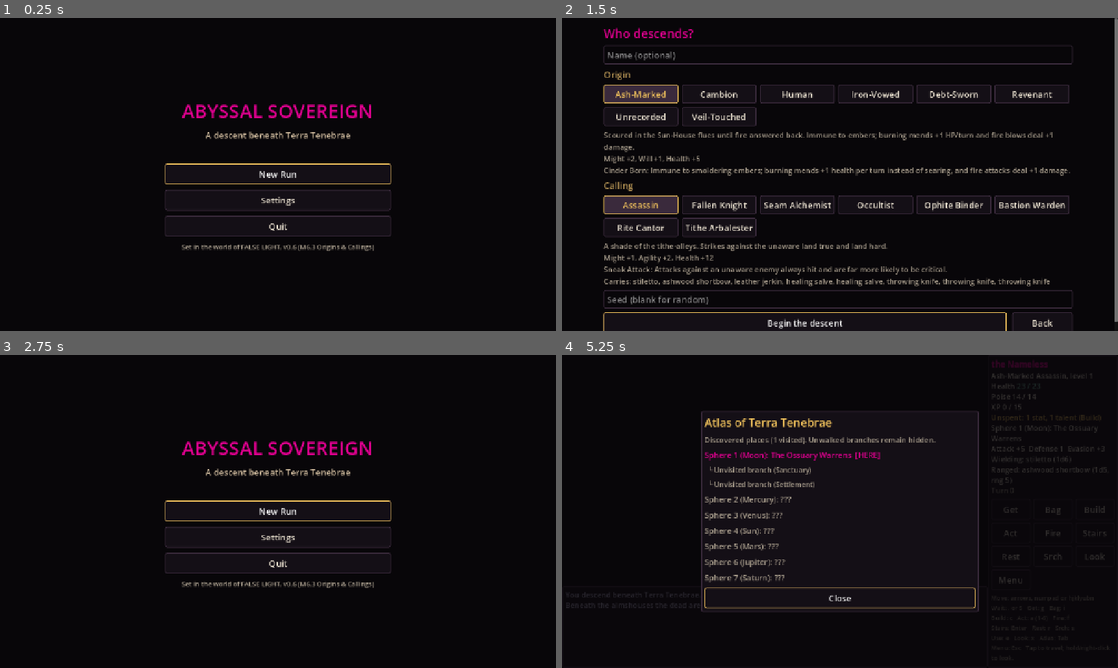
Above: before the commit, frames 1-4 (two rows, left to right).
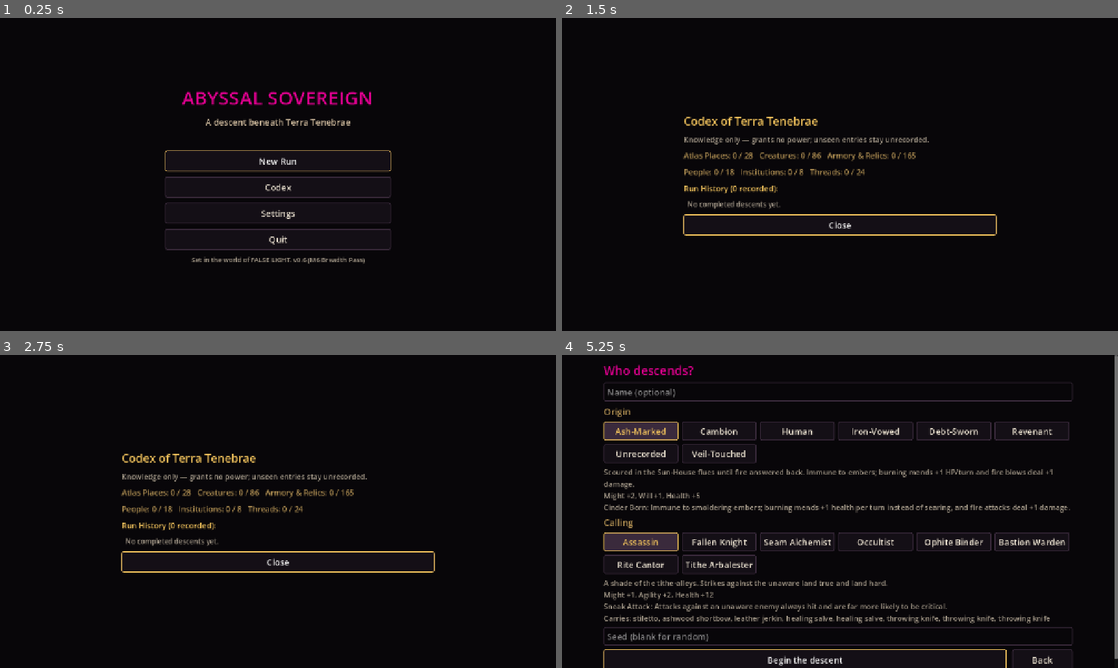
Above: after the commit, the same moments.

Repository: sophiashadow/Abyssal-Sovereign
Game: Godot game, scene res://scenes/main.tscn
Same seed, same stepped clock (60 frames per second), same inputs: the game is played once before the commit and once after it.
Inputs (mouse positions are in pixels of both pictures, inside the frame that each line leads up to):
- Up to frame 1 (0.25 s): no input
- Up to frame 2 (1.5 s): click (840, 187) at 0.5 s, where only the run after the commit has a clickable "Codex"; click (840, 174) at 1.25 s, where only the run before the commit has a clickable "New Run"
- Up to frame 3 (2.75 s): click (478, 658) at 2 s, where only the run before the commit has a clickable "Back"
- Up to frame 4 (5.25 s): click (840, 511) at 2.75 s, where only the run before the commit has a clickable "New Run"; click "Begin the descent" (after the commit: "Close") at 3.5 s; click (1012, 580) at 4.25 s, where only the run before the commit has a clickable "Menu"; click (840, 498) at 5 s, where only the run after the commit has a clickable "New Run"

The runs differ from the first frame. In frame 1, 4.6% of the frame differs, in the area x 29-71%, y 23-79%; in frame 2, 14%; in frame 3, 5.1%; in frame 4, 15%, in the area x 0-100%, y 0-100%.

Commit message:
M6.8: Discovery, Codex and Run History (user://codex.json, run summaries)

Diff:
--- /dev/null
+++ b/src/persistence/codex_io.gd
@@ -0,0 +1,36 @@
+class_name CodexIO
+extends RefCounted
+## Atomic persistence for the cross-run knowledge-only Codex (user://codex.json).
+## Completely separate from user://run.save.json and never read by World.
+
+const DEFAULT_PATH := "user://codex.json"
+
+
+static func save(codex: Codex, path: String = DEFAULT_PATH) -> Error:
+	if codex == null:
+		return ERR_INVALID_PARAMETER
+	var tmp := path + ".tmp"
+	var f := FileAccess.open(tmp, FileAccess.WRITE)
+	if f == null:
+		return FileAccess.get_open_error()
+	f.store_string(JSON.stringify(codex.to_dict()))
+	f.close()
+	var dir := DirAccess.open(path.get_base_dir())
+	if dir == null:
+		return ERR_CANT_OPEN
+	return dir.rename(tmp.get_file(), path.get_file())
+
+
+static func load_codex(path: String = DEFAULT_PATH) -> Codex:
+	if not FileAccess.file_exists(path):
+		return Codex.new()
+	var text := FileAccess.get_file_as_string(path)
+	var json := JSON.new()
+	if json.parse(text) != OK:
+		return Codex.new()
+	return Codex.from_dict(json.data)
+
+
+static func delete(path: String = DEFAULT_PATH) -> void:
+	if FileAccess.file_exists(path):
+		DirAccess.remove_absolute(ProjectSettings.globalize_path(path))
--- /dev/null
+++ b/src/sim/codex.gd
@@ -0,0 +1,143 @@
+class_name Codex
+extends RefCounted
+## M6.8 Offline knowledge-only Codex and Run History.
+## Never grants gameplay power or RNG input, and never reveals unseen secrets.
+
+const CODEX_VERSION := 1
+const MAX_RUNS := 50
+
+var creatures: Dictionary = {} # monster_id -> {"seen": int}
+var floors: Dictionary = {} # floor_id -> {"visits": int}
+var items: Dictionary = {} # item_id -> true
+var npcs: Dictionary = {} # npc_id -> {"best_standing": int}
+var factions: Dictionary = {} # faction_id -> Array[String] (observed poles)
+var threads: Dictionary = {} # thread_id -> String (status)
+var contracts: Dictionary = {} # contract_id -> String (outcome)
+var runs: Array[Dictionary] = []
+var _recorded_runs: Dictionary = {} # internal dedup key -> true
+
+
+func record_from_world(w: World) -> void:
+	if w == null or w.db == null:
+		return
+	for fid in w.visited_floors:
+		var prev := int(floors.get(String(fid), {}).get("visits", 0))
+		floors[String(fid)] = {"visits": maxi(1, prev)}
+	var cur := w.current_floor()
+	if cur != null:
+		floors[w.floor_id] = {"visits": maxi(1, int(floors.get(w.floor_id, {}).get("visits", 0)))}
+		for a in cur.actors:
+			if a.is_player:
+				continue
+			if cur.is_visible(a.pos) or w.state != World.State.PLAYING:
+				var c_ent: Dictionary = creatures.get(a.template_id, {"seen": 0})
+				c_ent["seen"] = maxi(1, int(c_ent.get("seen", 0)))
+				creatures[a.template_id] = c_ent
+		for it in cur.items:
+			if cur.is_visible(it.pos) and w.is_item_identified(it):
+				items[it.template_id] = true
+	if w.player != null:
+		for it in w.player.inventory:
+			if w.is_item_identified(it):
+				items[it.template_id] = true
+		for slot in Actor.SLOTS:
+			var eq := w.player.equipped(slot)
+			if eq != null and w.is_item_identified(eq):
+				items[eq.template_id] = true
+	for tid in w.id_known:
+		if bool(w.id_known[tid]):
+			items[String(tid)] = true
+	for nid in w.npcs_met:
+		var s := w.npc_standing_of(String(nid))
+		var best := int(npcs.get(String(nid), {}).get("best_standing", s))
+		npcs[String(nid)] = {"best_standing": maxi(best, s)}
+	for fid in w.faction_flags:
+		var pole := String(w.faction_flags[fid])
+		if pole != "":
+			var arr: Array = factions.get(String(fid), [])
+			if not arr.has(pole):
+				arr.append(pole)
+			factions[String(fid)] = arr
+	for tid in w.threads_state.get("active", {}):
+		if not threads.has(String(tid)):
+			threads[String(tid)] = "discovered"
+	for tid in w.threads_state.get("completed", []):
+		threads[String(tid)] = "settled"
+	for tid in w.threads_state.get("refused", []):
+		threads[String(tid)] = "refused"
+	for tid in w.threads_state.get("failed", []):
+		if String(threads.get(String(tid), "")) != "settled":
+			threads[String(tid)] = "abandoned"
+	if w.contract != "":
+		contracts[w.contract] = "signed"
+	for cid in w.contract_log:
+		contracts[String(cid)] = String(w.contract_log[cid])
+
+
+func record_run_end(w: World) -> void:
+	if w == null or w.state == World.State.PLAYING or w.player == null:
+		return
+	record_from_world(w)
+	var key := "%d:%d:%s:%s" % [w.run_seed, w.turns, w.floor_id, w.player.name]
+	if _recorded_runs.has(key):
+		return
+	_recorded_runs[key] = true
+	var won := w.state == World.State.WON
+	var summary := w.victory_kind() if won else w.named_loss()
+	var entry := {
+		"seed": w.run_seed,
+		"hero": w.player.name,
+		"species": w.player.species_id,
+		"class_id": w.player.class_id,
+		"outcome": "victory" if won else "loss",
+		"title": String(summary.get("title", "")),
+		"cause": "" if won else w.death_cause,
+		"floor_id": w.floor_id,
+		"depth": w.depth,
+		"turns": w.turns,
+		"level": w.player.level,
+		"floors_visited": w.visited_floors.size(),
+		"threads_settled": w.resolved_thread_count(),
+	}
+	runs.push_front(entry)
+	while runs.size() > MAX_RUNS:
+		runs.pop_back()
+
+
+func to_dict() -> Dictionary:
+	return {
+		"codex_version": CODEX_VERSION,
+		"creatures": creatures.duplicate(true),
+		"floors": floors.duplicate(true),
+		"items": items.duplicate(true),
+		"npcs": npcs.duplicate(true),
+		"factions": factions.duplicate(true),
+		"threads": threads.duplicate(true),
+		"contracts": contracts.duplicate(true),
+		"runs": runs.duplicate(true),
+	}
+
+
+static func from_dict(d: Variant) -> Codex:
+	var c := Codex.new()
+	if typeof(d) != TYPE_DICTIONARY or int(d.get("codex_version", 0)) != CODEX_VERSION:
+		return c
+	if typeof(d.get("creatures")) == TYPE_DICTIONARY:
+		c.creatures = d["creatures"].duplicate(true)
+	if typeof(d.get("floors")) == TYPE_DICTIONARY:
+		c.floors = d["floors"].duplicate(true)
+	if typeof(d.get("items")) == TYPE_DICTIONARY:
+		c.items = d["items"].duplicate(true)
+	if typeof(d.get("npcs")) == TYPE_DICTIONARY:
+		c.npcs = d["npcs"].duplicate(true)
+	if typeof(d.get("factions")) == TYPE_DICTIONARY:
+		c.factions = d["factions"].duplicate(true)
+	if typeof(d.get("threads")) == TYPE_DICTIONARY:
+		c.threads = d["threads"].duplicate(true)
+	if typeof(d.get("contracts")) == TYPE_DICTIONARY:
+		c.contracts = d["contracts"].duplicate(true)
+	if typeof(d.get("runs")) == TYPE_ARRAY:
+		for r in d["runs"]:
+			if typeof(r) == TYPE_DICTIONARY:
+				c.runs.append(r.duplicate(true))
+	return c
--- a/src/ui/main.gd
+++ b/src/ui/main.gd
@@ -10,6 +10,7 @@
 
 var db: ContentDB
 var settings := GameSettings.new()
+var codex := Codex.new()
 var world: World
 var screen: Screen = Screen.TITLE
 
@@ -40,6 +41,7 @@
 	get_tree().set_auto_accept_quit(false)
 	set_anchors_preset(Control.PRESET_FULL_RECT)
 	settings.load_from_disk()
+	codex = CodexIO.load_codex()
 	db = ContentDB.load_default()
 	_apply_theme()
 	if not db.is_valid():
@@ -190,10 +192,11 @@
 	col.add_child(nb)
 	if not SaveIO.exists():
 		nb.call_deferred("grab_focus")
+	col.add_child(_btn("Codex", func() -> void: _show_codex(_show_title)))
 	col.add_child(_btn("Settings", func() -> void: _show_settings(_show_title)))
 	if not OS.has_feature("web"):
 		col.add_child(_btn("Quit", func() -> void: get_tree().quit()))
-	var foot := _label("Set in the world of FALSE LIGHT. v0.6 (M6.3 Origins & Callings)", Palette.TEXT_DIM, 0.75)
+	var foot := _label("Set in the world of FALSE LIGHT. v0.6 (M6 Breadth Pass)", Palette.TEXT_DIM, 0.75)
 	foot.horizontal_alignment = HORIZONTAL_ALIGNMENT_CENTER
 	col.add_child(foot)
 
@@ -522,6 +525,8 @@
 	if world != null and world.state == World.State.PLAYING and screen == Screen.GAME:
 		if SaveIO.save(world) == OK:
 			_last_save_turn = world.turns
+		codex.record_from_world(world)
+		CodexIO.save(codex)
 
 
 # ================================================================ actions
@@ -868,6 +873,8 @@
 		_show_people()
 	elif k.keycode == KEY_J:
 		_show_threads()
+	elif k.keycode == KEY_K:
+		_show_codex()
 	elif k.keycode >= KEY_1 and k.keycode <= KEY_6:
 		var idx := k.keycode - KEY_1
 		var acts := world.learned_active_talents()
@@ -1348,6 +1355,62 @@
 	close.call_deferred("grab_focus")
 
 
+func _show_codex(back: Callable = Callable()) -> void:
+	if world != null:
+		codex.record_from_world(world)
+	var col: VBoxContainer
+	if screen == Screen.GAME and not back.is_valid():
+		col = _open_overlay("Codex of Terra Tenebrae", Palette.FALSE_SUN)
+	else:
+		_clear()
+		col = _menu_column(720.0)
+		col.add_child(_label("Codex of Terra Tenebrae", Palette.FALSE_SUN, 1.3))
+	col.add_child(_label("Knowledge only — grants no power; unseen entries stay unrecorded.", Palette.TEXT_DIM, 0.84))
+	col.add_child(_label("Atlas Places: %d / %d   Creatures: %d / %d   Armory & Relics: %d / %d" % [
+		codex.floors.size(), db.ids("floors").size(),
+		codex.creatures.size(), db.ids("monsters").size(),
+		codex.items.size(), db.ids("items").size(),
+	], Palette.GOLD, 0.88))
+	col.add_child(_label("People: %d / %d   Institutions: %d / %d   Threads: %d / %d" % [
+		codex.npcs.size(), db.ids("npcs").size(),
+		codex.factions.size(), db.ids("factions").size(),
+		codex.threads.size(), db.ids("threads").size(),
+	], Palette.GOLD, 0.88))
+	if not codex.creatures.is_empty():
+		var cnames: PackedStringArray = []
+		var ckeys := codex.creatures.keys()
+		ckeys.sort()
+		for cid in ckeys:
+			if db.has("monsters", String(cid)):
+				cnames.append(String(db.get_def("monsters", String(cid))["name"]))
+		col.add_child(_label("Encountered foes: " + ", ".join(cnames.slice(0, 12)) + (" ..." if cnames.size() > 12 else ""), Palette.TEXT, 0.8))
+	if not codex.floors.is_empty():
+		var fnames: PackedStringArray = []
+		var fkeys := codex.floors.keys()
+		fkeys.sort()
+		for fid in fkeys:
+			if db.has("floors", String(fid)):
+				fnames.append(String(db.get_def("floors", String(fid))["name"]))
+		col.add_child(_label("Walked regions: " + ", ".join(fnames), Palette.TEXT, 0.8))
+	col.add_child(_label("Run History (%d recorded):" % codex.runs.size(), Palette.FALSE_SUN, 0.9))
+	if codex.runs.is_empty():
+		col.add_child(_label("  No completed descents yet.", Palette.TEXT_DIM, 0.82))
+	else:
+		for r in codex.runs.slice(0, 8):
+			var line := "  %s (%s %s) — %s at depth %d (%d turns, %d threads)" % [
+				String(r.get("hero", "?")), String(r.get("species", "")), String(r.get("class_id", "")),
+				String(r.get("title", r.get("outcome", ""))), int(r.get("depth", 1)), int(r.get("turns", 0)), int(r.get("threads_settled", 0))
+			]
+			col.add_child(_label(line, Palette.GOOD if String(r.get("outcome", "")) == "victory" else Palette.TEXT_DIM, 0.8))
+	var close := _btn("Close", func() -> void:
+		if back.is_valid():
+			back.call()
+		else:
+			_close_overlay())
+	col.add_child(close)
+	close.call_deferred("grab_focus")
+
+
 func _show_pause() -> void:
 	if world == null or world.state != World.State.PLAYING:
 		return
@@ -1359,6 +1422,7 @@
 	col.add_child(_btn("Atlas", _show_atlas))
 	col.add_child(_btn("People & Institutions", _show_people))
 	col.add_child(_btn("Threads", _show_threads))
+	col.add_child(_btn("Codex", _show_codex))
 	col.add_child(_btn("Settings", func() -> void: _show_settings(_build_game_screen)))
 	col.add_child(_btn("Save and return to title", func() -> void:
 		_autosave()
@@ -1564,6 +1628,8 @@
 
 
 func _show_end() -> void:
+	codex.record_run_end(world)
+	CodexIO.save(codex)
 	var won := world.state == World.State.WON
 	var vic := world.victory_kind() if won else {}
 	var loss := {} if won else world.named_loss()
@@ -1580,6 +1646,9 @@
 		col.add_child(_label("Slain by %s in %s." % [world.death_cause, fd.get("name", "the dark")], Palette.TEXT))
 	col.add_child(_label("%s, %s %s, level %d. %d turns. Seed %d." % [p.name.left(1).to_upper() + p.name.substr(1), db.get_def("species", p.species_id)["name"],
 		db.get_def("classes", p.class_id)["name"], p.level, world.turns, world.run_seed], Palette.TEXT_DIM, 0.9))
+	col.add_child(_label("Journey: %d floors visited, %d NPCs met, %d threads settled. Return %d / Serpent %d / Apoth %d." % [
+		world.visited_floors.size(), world.npcs_met.size(), world.resolved_thread_count(), world.way_return, world.way_serpent, world.apotheosis
+	], Palette.RECORD, 0.85))
 	col.add_child(_label("Death is permanent: this run's save has been erased.", Palette.TEXT_DIM, 0.8) if not won else _label("This run's save has been erased.", Palette.TEXT_DIM, 0.8))
 	var again := _btn("New run", func() -> void:
 		world = null
--- /dev/null
+++ b/tests/test_codex.gd
@@ -0,0 +1,45 @@
+extends TestCase
+## M6.8 Discovery, Codex and Run History:
+## Knowledge-only cross-run catalog, zero-spoiler gating for unseen entries,
+## atomic CodexIO persistence separate from SaveIO, run history, and zero RNG/World coupling.
+
+const TEST_PATH := "user://test_codex_m68.json"
+
+
+func test_codex_discovery_zero_spoilers_and_persistence() -> void:
+	CodexIO.delete(TEST_PATH)
+	var c := Codex.new()
+	var w := World.new_run(db(), 6801, "human", "occultist", "Archivist")
+	c.record_from_world(w)
+	# Only starting/visited floor and identified starting items appear; unvisited floors remain absent.
+	ok(c.floors.has("ossuary_warrens"), "starting floor recorded")
+	ok(not c.floors.has("sealed_stair"), "unvisited Sphere 7 floor is not spoiled")
+	ok(c.items.has("healing_salve"), "identified starting item recorded")
+	ok(not c.items.has("marrow_cordial"), "unseen consumable not spoiled")
+
+	# Interact with NPC or mark thread/victory to test run history + atomic save/load.
+	w.player_learn_talent("gaze_of_lilith")
+	w.threads_state["pool"] = ["unfiled_census_leaf"]
+	w.discover_thread("unfiled_census_leaf")
+	w.resolve_thread("unfiled_census_leaf", "sacrifice")
+	w.state = World.State.WON
+	c.record_run_end(w)
+	eq(c.runs.size(), 1, "completed run appended to history")
+	eq(String(c.runs[0]["outcome"]), "victory", "victory outcome recorded")
+	eq(String(c.threads.get("unfiled_census_leaf", "")), "settled", "settled thread recorded")
+
+	# Save atomically to CodexIO and reload cleanly.
+	eq(CodexIO.save(c, TEST_PATH), OK, "CodexIO saved atomically")
+	var loaded := CodexIO.load_codex(TEST_PATH)
+	ok(loaded.floors.has("ossuary_warrens"), "loaded floor discovery preserved")
+	eq(loaded.runs.size(), 1, "loaded run history preserved")
+	eq(String(loaded.runs[0]["hero"]), "Archivist", "loaded hero name preserved")
+
+	# Corrupt JSON falls back safely to empty Codex instead of crashing.
+	var f := FileAccess.open(TEST_PATH, FileAccess.WRITE)
+	f.store_string("{corrupt")
+	f.close()
+	var fallback := CodexIO.load_codex(TEST_PATH)
+	eq(fallback.runs.size(), 0, "corrupt codex falls back cleanly")
+	CodexIO.delete(TEST_PATH)
+	ok(not FileAccess.file_exists(TEST_PATH), "temp test codex cleaned up")
Not shown, added: src/persistence/codex_io.gd.uid
Not shown, added: src/sim/codex.gd.uid
Not shown, added: tests/test_codex.gd.uid
Not shown, changed: ARCHITECTURE.md
Not shown, changed: DESIGN.md
Not shown, changed: ROADMAP.md
Not shown, changed: docs/HANDOFF.md
